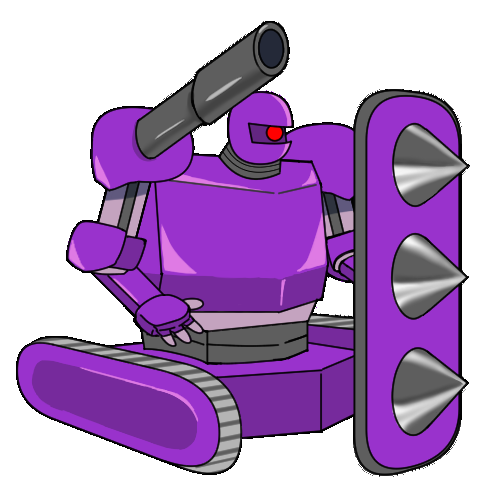
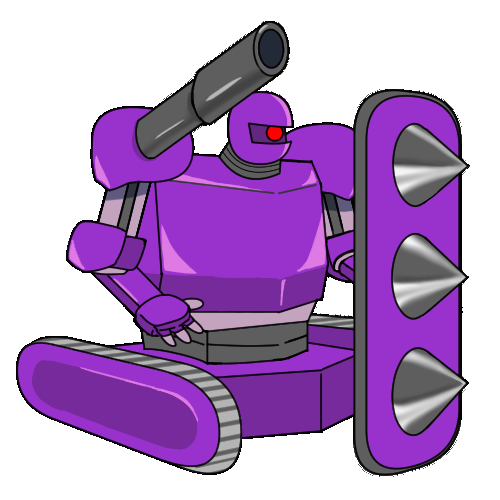
Layered file, before and after one edit (500x500). Changes by layer:
painted on "盾" over bbox(391, 170, 406, 434)
painted on "右上腕" over bbox(97, 181, 152, 232)
moved "左肩" above "左前腕", painted on it over bbox(322, 185, 354, 202)
moved "左前腕" above "左上腕", painted on it over bbox(330, 225, 463, 313)
moved "左上腕" above "車体 右", painted on it over bbox(322, 185, 354, 252)
